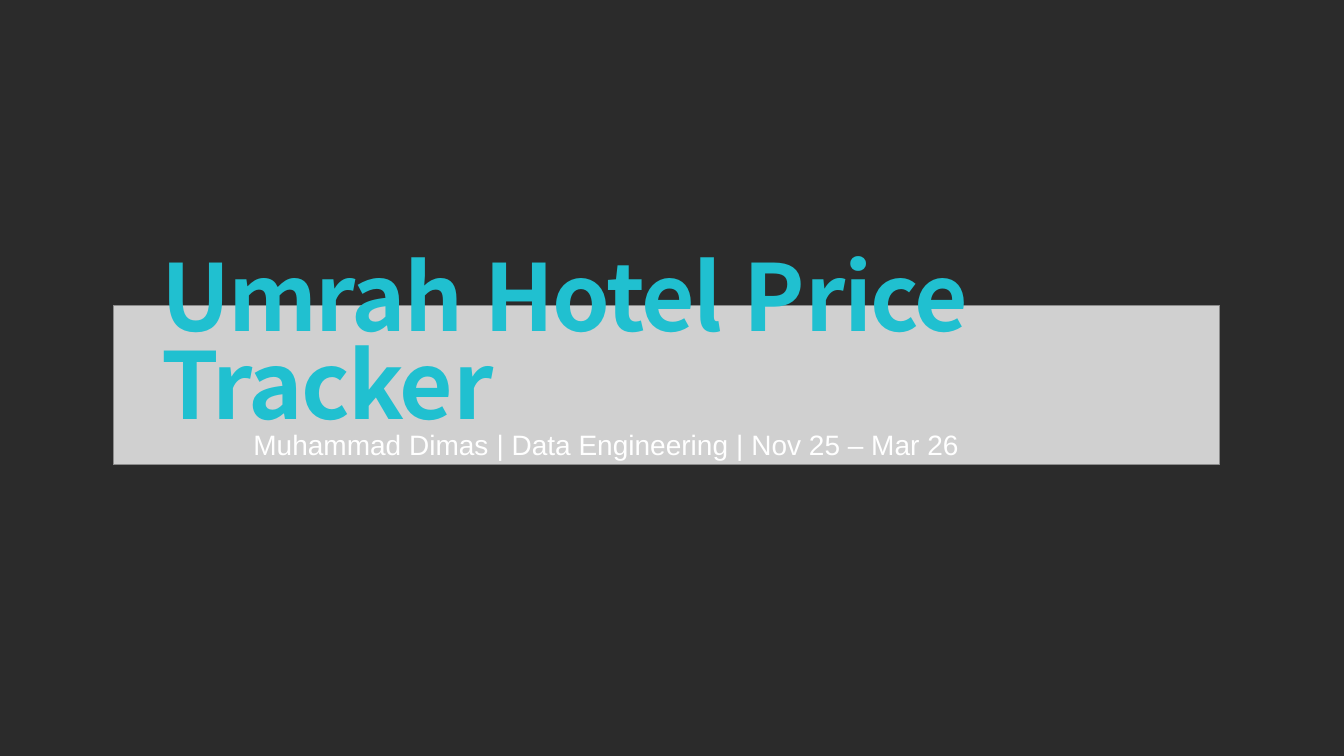
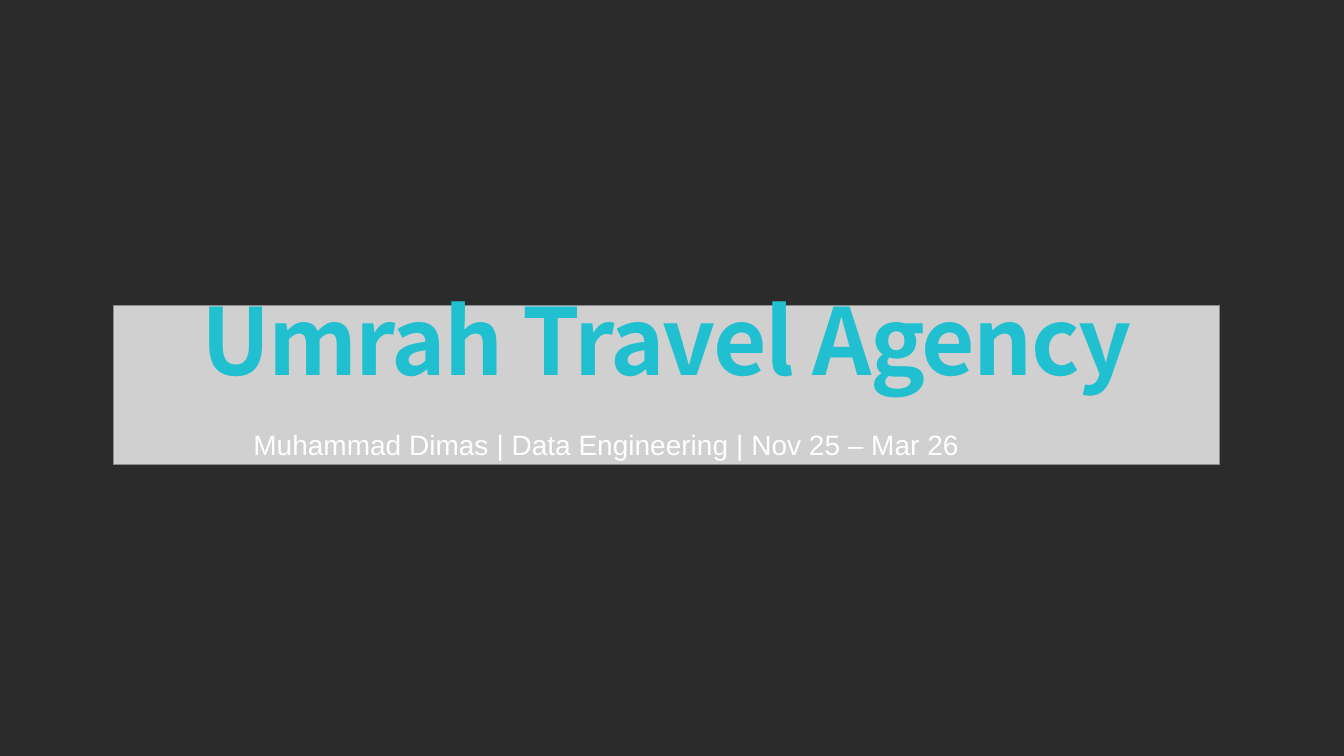
Before and after one commit to m-cakradewa/umrah_hotels_pipeline, a slide deck: slide 1 of Capstone Project DE.pptx. Drawn at 1344x756 pixels with LibreOffice and Linux fonts; fonts in the diff are those of the drawing; grey boxes stand for pictures; background and template pictures are left out; a plain dark background stands for a picture behind light text. Boxes give left, top, right and bottom in pixels: in the first picture for what was removed or moved away, otherwise in the second. Text is boxed around its words. In the diff, an @@ line names an element or a change of style, - is before the commit and + after.

Commit message:
up

```diff
--- a/Capstone Project DE.pptx
+++ b/Capstone Project DE.pptx
@@ text at box(201, 281, 1132, 398): text changed @@
-Umrah Hotel Price Tracker
+Umrah Travel Agency
```
Also in this commit, not shown: 6 other slides changed.
